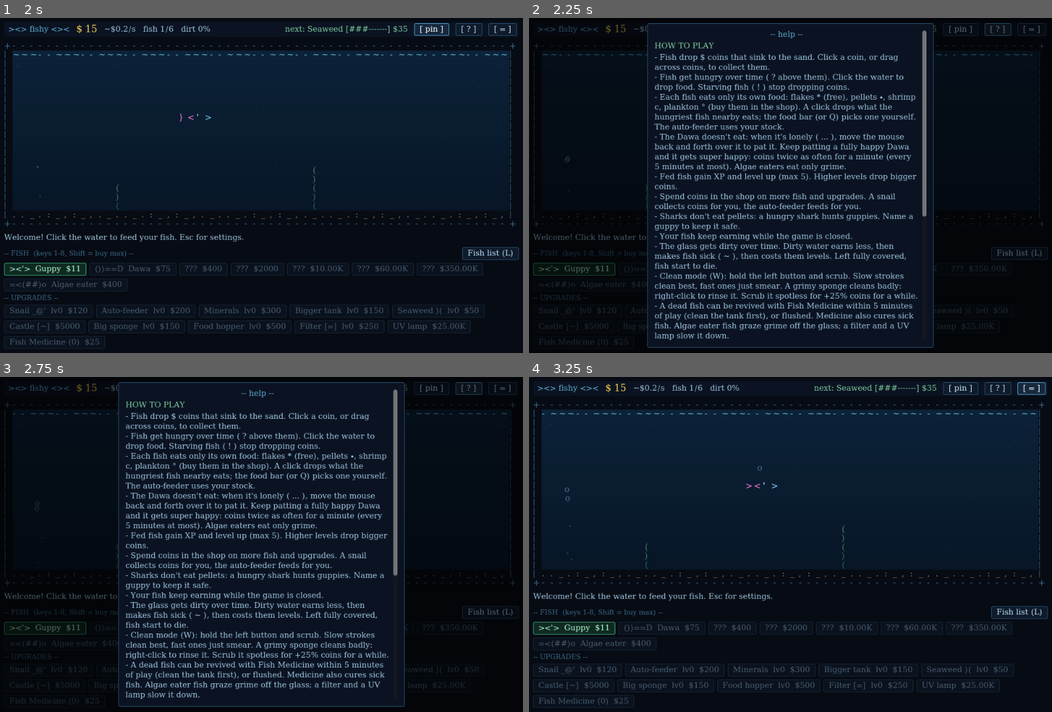
Above: before the commit, frames 1-4 (two rows, left to right).
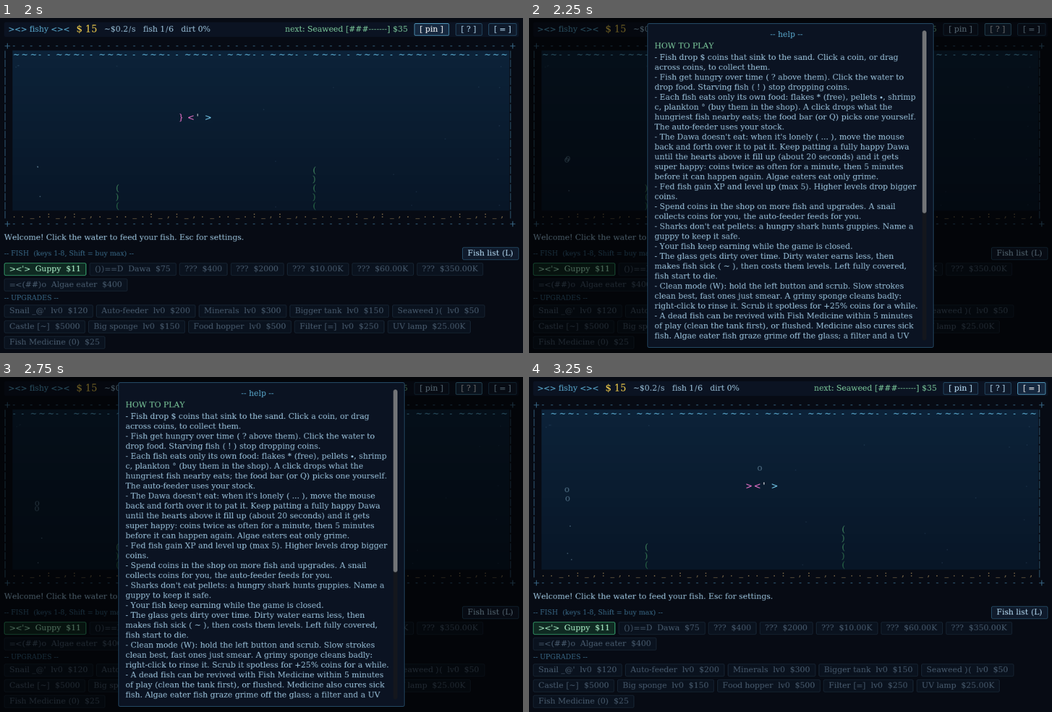
Above: after the commit, the same moments.

Repository: dapss/fishy
Game: Godot game, scene res://main.tscn
Same seed, same stepped clock (60 frames per second), same inputs: the game is played once before the commit and once after it.
Inputs:
- Up to frame 1 (2 s): click "[ pin ]" at 0.5 s; click "[ unpin ]" at 1.25 s
- Up to frame 2 (2.25 s): click "[ ? ]" at 2 s
- Up to frame 3 (2.75 s): no input
- Up to frame 4 (3.25 s): click "[ = ]" at 2.75 s

Frame 1 is identical in both runs. In frame 2, 8.5% of the frame differs, in the area x 24-76%, y 40-97%; in frame 3, 8.5%; in frame 4, nothing differs.

Commit message:
Longer Dawa overload with a heart meter and a bigger celebration
- Overload takes about 20 s of steady patting once the Dawa is full;
  five hearts above it fill up as you go (a 3 s pause empties them).
- The burst: big flash, a ring of light, rainbow sparks, three
  fireworks and rainbow confetti over the tank, rainbow SUPER HAPPY!.
  While super happy it leaves a rainbow trail and floats hearts.
- The 5 minute cooldown starts when super happy ends.
- Patting reaches a Dawa even with another fish in front of it.
- README: Dawa feature, overload, smarter algae eaters, pat control,
  generic installer build example. Help and changelog (v0.4.3).

Diff:
--- a/scripts/changelog.gd
+++ b/scripts/changelog.gd
@@ -4,6 +4,14 @@
 extends RefCounted
 
 const ENTRIES := [
+	{
+		"version": "0.4.3",
+		"notes": [
+			"Happiness overload takes much longer now (about 20 seconds of patting a happy Dawa), with hearts above it that fill up as you go. After a minute of super happy, it rests for 5 minutes.",
+			"And it's a much bigger party: a flash, a ring of light, fireworks, rainbow confetti over the whole tank, and a sparkly rainbow trail while it's super happy.",
+			"Patting reaches a Dawa even when another fish swims in front of it.",
+		],
+	},
 	{
 		"version": "0.4.2",
 		"notes": [
--- a/scripts/data.gd
+++ b/scripts/data.gd
@@ -239,9 +239,9 @@
 const PAT_VALUE := 0.15                   # happiness per pat (a meal is 0.5)
 const PATS_PER_XP := 3
 # Happiness overload: keep patting a fully happy Dawa and it bursts with joy.
-const OVERLOAD_PATS := 6                  # extra pats in a row, when already full
+const OVERLOAD_PATS := 120                # extra pats in a row, when already full (~20 s of stroking)
 const SUPER_TIME := 60.0                  # super happy: coins twice as often
-const SUPER_COOLDOWN := 300.0             # from one burst to the next
+const SUPER_COOLDOWN := 300.0             # after super happy ends, before it can overload again
 # Treats, bought and used at once. Priced from your income.
 const GOURMET_TIME := 600.0               # double XP from food and pats
 const GOLDEN_TIME := 300.0                # coins are worth more
--- a/scripts/help_card.gd
+++ b/scripts/help_card.gd
@@ -10,7 +10,7 @@
 		"Fish drop $ coins that sink to the sand. Click a coin, or drag across coins, to collect them.",
 		"Fish get hungry over time ( ? above them). Click the water to drop food. Starving fish ( ! ) stop dropping coins.",
 		"Each fish eats only its own food: flakes * (free), pellets \u2022, shrimp c, plankton \u00b0 (buy them in the shop). A click drops what the hungriest fish nearby eats; the food bar (or Q) picks one yourself. The auto-feeder uses your stock.",
-		"The Dawa doesn't eat: when it's lonely ( ... ), move the mouse back and forth over it to pat it. Keep patting a fully happy Dawa and it gets super happy: coins twice as often for a minute (every 5 minutes at most). Algae eaters eat only grime.",
+		"The Dawa doesn't eat: when it's lonely ( ... ), move the mouse back and forth over it to pat it. Keep patting a fully happy Dawa until the hearts above it fill up (about 20 seconds) and it gets super happy: coins twice as often for a minute, then 5 minutes before it can happen again. Algae eaters eat only grime.",
 		"Fed fish gain XP and level up (max 5). Higher levels drop bigger coins.",
 		"Spend coins in the shop on more fish and upgrades. A snail collects coins for you, the auto-feeder feeds for you.",
 		"Sharks don't eat pellets: a hungry shark hunts guppies. Name a guppy to keep it safe.",
--- a/scripts/tank.gd
+++ b/scripts/tank.gd
@@ -120,7 +120,10 @@
 var gourmet_time := 0.0   # treat: double XP
 var golden_time := 0.0    # treat: coins worth more
 var _out_warned := {}     # kind -> time of the last "sold out" warning
-var sparks: Array = []    # fireworks: {pos, vel, life, glyph, color}
+var sparks: Array = []    # fireworks: {pos, vel, life, glyph, color} (+ drag, grav, sway, hue)
+var rockets: Array = []   # super happy fireworks on their way up: {pos, vel, fuse, hue}
+var confetti_time := 0.0  # super happy: confetti rains down over the tank while > 0
+var _confetti_acc := 0.0
 var flashes: Array = []   # {pos (cells), life}
 var _mood_sprites := {}   # species -> mood -> sprite (the droopy Dawa)
 var coins: Array = []     # {pos, value, landed, life}
@@ -350,6 +353,8 @@
 	popups.clear()
 	sparks.clear()
 	flashes.clear()
+	rockets.clear()
+	confetti_time = 0.0
 	snails.clear()
 	hovered = null
 
@@ -576,6 +581,15 @@
 		var spd := f.speed * (0.5 if f.sick else 1.0)
 		f.super_time = maxf(0.0, f.super_time - dt)
 		f.super_cd = maxf(0.0, f.super_cd - dt)
+		if f.super_time > 0.0:
+			# A rainbow trail behind it, and hearts now and then.
+			if randf() < dt * 14.0:
+				var tail := f.pos + Vector2(-0.3 if f.facing > 0 else f.w - 0.7, f.h * 0.5)
+				sparks.append({"pos": tail, "vel": Vector2(-1.5 * f.facing, randf_range(-0.4, 0.4)),
+					"life": 0.8, "max": 0.8, "glyph": "~-*."[randi() % 4],
+					"hue": fmod(time * 0.6, 1.0), "rainbow": true, "drag": 0.3, "grav": 0.0})
+			if randf() < dt * 1.5:
+				_popup("\u2665", f.pos + Vector2(f.w * 0.5 + randf_range(-1.5, 1.5), -0.6), Color("ff8fc8"))
 		var mope := mood(f)
 		if mope != "":
 			spd *= 0.45 if mope == "sadder" else 0.65   # mopes around near the bottom
@@ -891,32 +905,63 @@
 			if f.overload >= Data.OVERLOAD_PATS:
 				_super_happy(f)
 				return
-		heart = "<3<3"                          # can't get any happier right now
+			# The heart meter above it shows the charge; just a heart now and then.
+			heart = "<3" if f.overload % 4 == 0 else ""
+		else:
+			heart = "<3<3"                      # can't get any happier right now
 	else:
 		f.overload = 0
-	_popup(heart, f.pos + Vector2(f.w * 0.5, -0.6), Color("ff8fc8"))
+	if heart != "":
+		# Above the heart meter while charging, so it doesn't cover it.
+		_popup(heart, f.pos + Vector2(f.w * 0.5, -1.6 if f.overload > 0 else -0.6), Color("ff8fc8"))
 	sfx.emit("pat", 0.8)
 	if f.pats % Data.PATS_PER_XP == 0:
 		_gain_xp(f)
 
 
 # Happiness overload: a white flash, fireworks, and coins twice as often.
+# The reward for all that patting: a white flash, a ring of light, a burst
+# of sparks, three fireworks going up and popping, and a few seconds of
+# rainbow confetti raining over the whole tank.
 func _super_happy(f: Fish) -> void:
 	f.overload = 0
 	f.super_time = Data.SUPER_TIME
-	f.super_cd = Data.SUPER_COOLDOWN
+	f.super_cd = Data.SUPER_TIME + Data.SUPER_COOLDOWN   # the 5 minutes start once it's back to normal
 	var c := f.pos + Vector2(f.w * 0.5, f.h * 0.5)
-	flashes.append({"pos": c, "life": 0.5})
-	var colors := [Color("ff8fc8"), Color("ffe066"), Color("ffffff"), Color("9ff0d0"), Color("b79ce0")]
+	flashes.append({"pos": c, "life": 0.7, "max": 0.7, "size": 8.0})
+	# A clean ring of light racing outward.
+	for k in 32:
+		var a := TAU * k / 32.0
+		sparks.append({"pos": c, "vel": Vector2(cos(a), sin(a) * 0.5) * 16.0, "life": 0.9, "max": 0.9,
+			"glyph": "o" if k % 2 == 0 else "*", "color": Color("ffffff"), "drag": 0.08, "grav": 0.0})
+	# A messy burst in every color.
+	for k in 40:
+		var a := randf() * TAU
+		var sp := randf_range(4.0, 14.0)
+		sparks.append({"pos": c, "vel": Vector2(cos(a) * sp, sin(a) * sp * 0.55), "life": randf_range(0.8, 1.8),
+			"glyph": "*+.',"[randi() % 5], "hue": randf(), "rainbow": true})
+	# Three fireworks.
+	for k in 3:
+		rockets.append({"pos": c + Vector2(randf_range(-2.0, 2.0), 0.0),
+			"vel": Vector2(randf_range(-7.0, 7.0), randf_range(-11.0, -8.0)),
+			"fuse": 0.45 + 0.3 * k, "hue": randf()})
+	confetti_time = 4.5
+	var p := _popup("SUPER HAPPY!", c + Vector2(0, -1.5), Color("fff3a0"))
+	p.life = 3.0
+	p["rainbow"] = true
+	sfx.emit("sparkle", 1.0)
+	sfx.emit("level", 0.7)
+	_gain_xp(f)
+
+
+func _explode(at: Vector2, hue: float) -> void:
+	flashes.append({"pos": at, "life": 0.35, "max": 0.35, "size": 3.5})
 	for k in 26:
 		var a := randf() * TAU
-		var sp := randf_range(5.0, 13.0)
-		sparks.append({"pos": c, "vel": Vector2(cos(a) * sp, sin(a) * sp * 0.55), "life": randf_range(0.7, 1.4),
-			"glyph": "*+.',"[randi() % 5], "color": colors[randi() % colors.size()]})
-	var p := _popup("SUPER HAPPY!", c + Vector2(0, -1.5), Color("fff3a0"))
-	p.life = 2.2
-	sfx.emit("sparkle", 1.0)
-	_gain_xp(f)
+		var sp := randf_range(3.0, 9.0)
+		sparks.append({"pos": at, "vel": Vector2(cos(a) * sp, sin(a) * sp * 0.55), "life": randf_range(0.7, 1.5),
+			"glyph": "*+.'"[randi() % 4], "hue": fmod(hue + randf_range(-0.07, 0.07) + 1.0, 1.0), "rainbow": true})
+	sfx.emit("coin", 0.45)
 
 
 func _gain_xp(f: Fish) -> void:
@@ -1080,11 +1125,33 @@
 	for i in range(sparks.size() - 1, -1, -1):
 		var s: Dictionary = sparks[i]
 		s.life -= dt
-		s.vel *= pow(0.25, dt)                  # air... water resistance
-		s.vel.y += 5.0 * dt                     # then they drift down
+		s.vel *= pow(float(s.get("drag", 0.25)), dt)   # water slows them down
+		s.vel.y += float(s.get("grav", 5.0)) * dt        # then they drift down
 		s.pos += s.vel * dt
-		if s.life <= 0.0:
+		if s.has("sway"):
+			s.pos.x += sin(time * 2.5 + float(s.sway)) * 0.8 * dt
+		if s.life <= 0.0 or s.pos.y > floor_y() + 0.5:
 			sparks.remove_at(i)
+	for i in range(rockets.size() - 1, -1, -1):
+		var r: Dictionary = rockets[i]
+		r.fuse -= dt
+		r.vel.y += 6.0 * dt
+		r.pos += r.vel * dt
+		r.pos.y = maxf(r.pos.y, 1.5)
+		sparks.append({"pos": r.pos, "vel": Vector2.ZERO, "life": 0.35, "max": 0.35, "glyph": ".",
+			"color": Color.from_hsv(r.hue, 0.3, 1.0), "grav": 0.0})
+		if r.fuse <= 0.0:
+			_explode(r.pos, r.hue)
+			rockets.remove_at(i)
+	if confetti_time > 0.0:
+		confetti_time -= dt
+		_confetti_acc += dt * 30.0
+		while _confetti_acc >= 1.0 and sparks.size() < 500:
+			_confetti_acc -= 1.0
+			sparks.append({"pos": Vector2(randf_range(1.5, cols - 2.5), 1.5),
+				"vel": Vector2(randf_range(-0.8, 0.8), randf_range(2.0, 4.0)), "life": randf_range(3.5, 6.0),
+				"glyph": "*'.,`~"[randi() % 6], "hue": randf(), "rainbow": true,
+				"drag": 1.0, "grav": 0.2, "sway": randf() * TAU})
 	for i in range(flashes.size() - 1, -1, -1):
 		flashes[i].life -= dt
 		if flashes[i].life <= 0.0:
@@ -1350,8 +1417,15 @@
 
 # Moving the mouse back and forth over a Dawa pats it.
 func _stroke(rel: Vector2) -> void:
-	var f := _fish_at(mouse_cell)
-	if f == null or f.dead or Data.food_of(f.species) != "pat":
+	# The Dawa under the mouse, even if another fish swims in front of it.
+	var f: Fish = null
+	for i in range(fishes.size() - 1, -1, -1):
+		var c: Fish = fishes[i]
+		if not c.dead and Data.food_of(c.species) == "pat" \
+				and Rect2(c.pos - Vector2(0.3, 0.3), Vector2(c.w, c.h) + Vector2(0.6, 0.6)).has_point(mouse_cell):
+			f = c
+			break
+	if f == null:
 		return
 	f.pat_dist += absf(rel.x) / cell.x + absf(rel.y) / cell.y * 0.5
 	if f.pat_dist >= Data.PAT_STROKE:
@@ -1561,15 +1635,23 @@
 # Above the grime.
 func _draw_overlay() -> void:
 	for fl in flashes:
-		var k: float = fl.life / 0.5
+		var k: float = fl.life / float(fl.get("max", 0.5))
 		var c: Vector2 = origin + (fl.pos as Vector2) * cell
-		var r := cell.y * (2.0 + 4.0 * (1.0 - k))
-		_ci.draw_circle(c, r, Color(1, 1, 1, 0.18 * k))
-		_ci.draw_circle(c, r * 0.55, Color(1, 1, 1, 0.45 * k))
+		var size: float = fl.get("size", 4.0)
+		var r := cell.y * (size * 0.35 + size * (1.0 - k))
+		_ci.draw_circle(c, r, Color(1, 1, 1, 0.12 * k))
+		_ci.draw_circle(c, r * 0.6, Color(1, 1, 1, 0.25 * k))
+		_ci.draw_circle(c, r * 0.3, Color(1, 1, 1, 0.5 * k))
 	for s in sparks:
-		var col: Color = s.color
-		col.a = clampf(s.life / 0.5, 0.0, 1.0)
+		var col: Color
+		if s.get("rainbow", false):
+			col = Color.from_hsv(fmod(float(s.hue) + time * 0.4, 1.0), 0.5, 1.0)
+		else:
+			col = s.color
+		col.a = clampf(s.life / minf(0.5, float(s.get("max", 0.5))), 0.0, 1.0)
 		_put(s.pos.x, s.pos.y, s.glyph, col)
+	for r in rockets:
+		_put(r.pos.x, r.pos.y, "^", Color.from_hsv(r.hue, 0.35, 1.0))
 	# Algae eaters cling to the glass, in front of the grime they graze.
 	for f: Fish in fishes:
 		if not f.dead and _is_cleaner(f):
@@ -1587,9 +1669,16 @@
 
 	for p in popups:
 		var a: float = clamp(p.life / 0.6, 0.0, 1.0)
-		var col: Color = p.color
-		col.a = a
-		_put(p.pos.x - String(p.text).length() * 0.5, p.pos.y, p.text, col)
+		var text := String(p.text)
+		var x0: float = p.pos.x - text.length() * 0.5
+		if p.get("rainbow", false):
+			for i in text.length():
+				var rc := Color.from_hsv(fmod(i * 0.08 + time * 0.7, 1.0), 0.45, 1.0, a)
+				_put(x0 + i, p.pos.y + sin(time * 8.0 + i * 0.7) * 0.15, text[i], rc)
+		else:
+			var col: Color = p.color
+			col.a = a
+			_put(x0, p.pos.y, text, col)
 
 
 # Grime on the glass: a murky tint that hides what's behind it, with
@@ -1753,6 +1842,17 @@
 	if f.super_time > 0.0:
 		var hx := clampf(head_x - (2 if f.facing > 0 else 0), 1.0, cols - 4.0)
 		_put(hx, f.pos.y - 1 + bob, "^-^", Color("fff3a0"))
+	elif f.overload > 0 and time - f.last_pat < 3.0:
+		# Charging up: five hearts fill as you keep patting, pulsing faster.
+		var fill := float(f.overload) / Data.OVERLOAD_PATS
+		var mx := clampf(f.pos.x + f.w * 0.5 - 2.5, 1.0, cols - 6.0)
+		var pulse := 0.75 + 0.25 * sin(time * (6.0 + 14.0 * fill))
+		for i in 5:
+			var on := fill * 5.0 > i
+			var hc := Color("ff8fc8") if on else Color("6a5068")
+			if on:
+				hc = hc.lerp(Color("ffffff"), fill * 0.5 * pulse)
+			_put(mx + i, f.pos.y - 1 + bob, "\u2665", hc)
 	elif lonely and f.hunger > 0.7 and not f.sick:
 		# A lonely Dawa sulks: ... then :( when it stops making coins.
 		var mark := ":(" if f.hunger >= 1.0 else "..."
